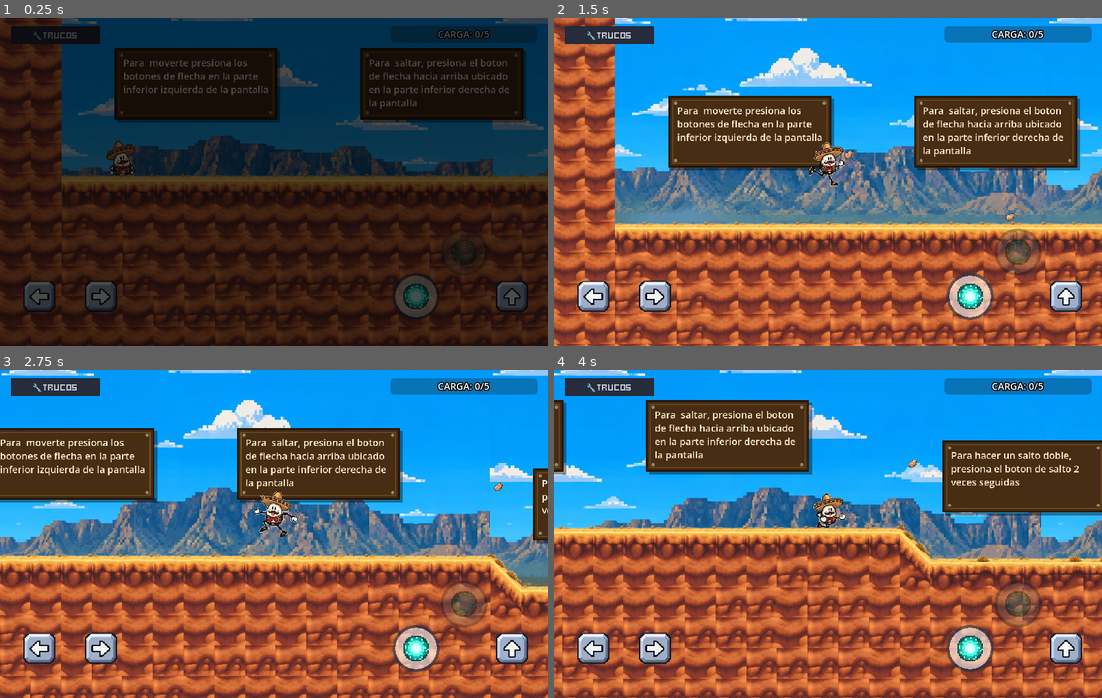
Above: before the commit, frames 1-4 (two rows, left to right).
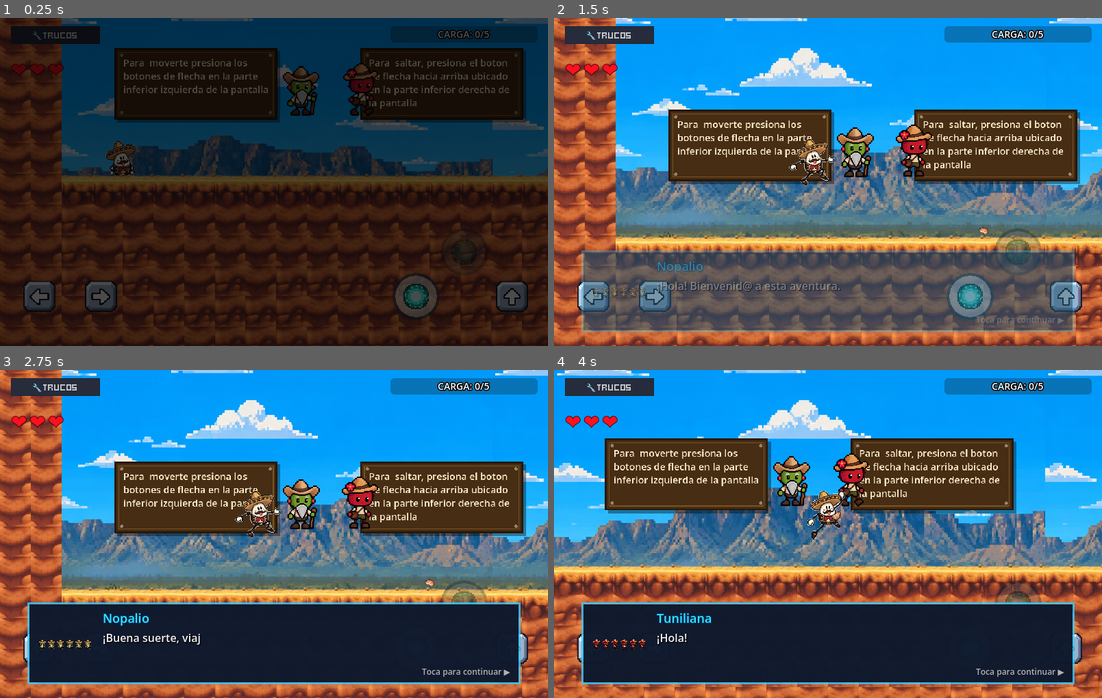
Above: after the commit, the same moments.

Repository: 2330215/aaaaaaaaaaa
Game: Godot game, scene res://game_singleplayer.tscn
The game is run twice, just before and just after one commit, with the same random seed, the same clock (stepped at 60 frames per second) and the same inputs.
Inputs (mouse positions are in pixels of both pictures, inside the frame that each line leads up to):
- Up to frame 1 (0.25 s): no input
- Up to frame 2 (1.5 s): tap Enter (ui_accept) at 0.5, 0.8, 1.35 s; move the mouse to (948, 165) at 0.52 s; hold Space (shoot) 0.53-1.28 s; hold Right (move_right) from 0.53 s (still down); click (948, 165) at 0.67 s; tap Up (jump) at 0.77, 1.07 s; move the mouse to (718, 198) at 1.27 s; click (718, 198) at 1.42 s
- Up to frame 3 (2.75 s): tap Up (jump) at 1.52, 1.55, 1.82 s; move the mouse to (328, 461) at 2.02 s; release Right (move_right) at 2.03 s; hold Left (move_left) from 2.03 s (still down); hold Up (jump) from 2.03 s (still down); click (328, 461) at 2.17 s; tap Space (shoot) at 2.3 s
- Up to frame 4 (4 s): move the mouse to (800, 599) at 2.77 s; release Left (move_left) at 2.78 s; release Up (jump) at 2.78 s; hold Right (move_right) from 2.78 s (still down); tap Space (shoot) at 2.85 s; click (800, 599) at 2.92 s; tap Up (jump) at 3.02, 3.32 s; tap Enter (ui_accept) at 3.05 s; move the mouse to (992, 583) at 3.52 s; hold Up (jump) from 3.53 s (still down); tap X (special_attack) at 3.6 s; click (992, 583) at 3.67 s

The runs differ from the first frame. In frame 1, 1.3% of the frame differs, in the area x 2-69%, y 13-30%; in frame 2, 51%; in frame 3, 69%, in the area x 0-100%, y 0-100%; in frame 4, 69%.

Commit message:
Guardar avances locales

Diff:
--- a/enemy/dialogue_enemy.tscn
+++ b/enemy/dialogue_enemy.tscn
@@ -1,12 +1,12 @@
 [gd_scene format=3 uid="uid://df6kw4n78yq21"]
 
 [ext_resource type="Script" uid="uid://bp52s1pssxli2" path="res://enemy/dialogue_enemy.gd" id="1_script"]
-[ext_resource type="Texture2D" uid="uid://dnymheytu4k1b" path="res://enemy/jaguar_frente_64x64.png" id="2_rotvu"]
+[ext_resource type="Texture2D" uid="uid://cusotloarrlt6" path="res://enemy/nopalio.png" id="2_rotvu"]
 
 [sub_resource type="Animation" id="Animation_idle"]
-length = 3.0
+length = 1.2
 loop_mode = 1
-step = 0.25
+step = 0.2
 tracks/0/type = "value"
 tracks/0/imported = false
 tracks/0/enabled = true
@@ -14,10 +14,10 @@
 tracks/0/interp = 1
 tracks/0/loop_wrap = true
 tracks/0/keys = {
-"times": PackedFloat32Array(0, 0.333, 0.666, 0.999, 1.332, 1.665, 1.998, 2.331, 2.664, 2.997),
-"transitions": PackedFloat32Array(1, 1, 1, 1, 1, 1, 1, 1, 1, 1),
+"times": PackedFloat32Array(0, 0.2, 0.4, 0.6, 0.8, 1.0),
+"transitions": PackedFloat32Array(1, 1, 1, 1, 1, 1),
 "update": 1,
-"values": [5, 6, 5, 6, 5, 6, 7, 6, 7, 5]
+"values": [0, 1, 2, 3, 4, 5]
 }
 
 [sub_resource type="AnimationLibrary" id="AnimationLibrary_enemy"]
@@ -44,12 +44,14 @@
 script = ExtResource("1_script")
 
 [node name="Sprite2D" type="Sprite2D" parent="." unique_id=859685666]
-scale = Vector2(1.5, 1.5)
+scale = Vector2(0.25, 0.25)
 texture = ExtResource("2_rotvu")
-flip_h = true
+hframes = 6
+vframes = 1
 
 [node name="AnimationPlayer" type="AnimationPlayer" parent="." unique_id=1375266841]
 libraries/ = SubResource("AnimationLibrary_enemy")
+autoplay = "idle"
 
 [node name="CollisionShape2D" type="CollisionShape2D" parent="." unique_id=1771770181]
 rotation = -1.5708
--- /dev/null
+++ b/enemy/npc_tuniliana.tscn
@@ -0,0 +1,75 @@
+[gd_scene format=3 uid="uid://npc_tuniliana01"]
+
+[ext_resource type="Script" uid="uid://bp52s1pssxli2" path="res://enemy/dialogue_enemy.gd" id="1_script"]
+[ext_resource type="Texture2D" path="res://enemy/tuniliana.png" id="2_tex"]
+
+[sub_resource type="Animation" id="Animation_idle"]
+length = 1.2
+loop_mode = 1
+step = 0.2
+tracks/0/type = "value"
+tracks/0/imported = false
+tracks/0/enabled = true
+tracks/0/path = NodePath("Sprite2D:frame")
+tracks/0/interp = 1
+tracks/0/loop_wrap = true
+tracks/0/keys = {
+"times": PackedFloat32Array(0, 0.2, 0.4, 0.6, 0.8, 1.0),
+"transitions": PackedFloat32Array(1, 1, 1, 1, 1, 1),
+"update": 1,
+"values": [0, 1, 2, 3, 4, 5]
+}
+
+[sub_resource type="AnimationLibrary" id="AnimationLibrary_tuni"]
+_data = {
+&"idle": SubResource("Animation_idle")
+}
+
+[sub_resource type="CapsuleShape2D" id="CapsuleShape2D_tuni"]
+radius = 18.0
+height = 50.0
+
+[sub_resource type="CircleShape2D" id="CircleShape2D_interact"]
+radius = 75.0
+
+[sub_resource type="LabelSettings" id="LabelSettings_prompt"]
+font_size = 14
+font_color = Color(1, 0.9, 0.3, 1)
+outline_size = 4
+outline_color = Color(0, 0, 0, 1)
+
+[node name="DialogueEnemy" type="CharacterBody2D"]
+collision_layer = 2
+collision_mask = 24
+script = ExtResource("1_script")
+
+[node name="Sprite2D" type="Sprite2D" parent="."]
+scale = Vector2(0.25, 0.25)
+texture = ExtResource("2_tex")
+hframes = 6
+vframes = 1
+
+[node name="AnimationPlayer" type="AnimationPlayer" parent="."]
+libraries/ = SubResource("AnimationLibrary_tuni")
+autoplay = "idle"
+
+[node name="CollisionShape2D" type="CollisionShape2D" parent="."]
+rotation = -1.5708
+shape = SubResource("CapsuleShape2D_tuni")
+
+[node name="InteractionArea" type="Area2D" parent="."]
+collision_layer = 0
+monitorable = false
+
+[node name="CollisionShape2D" type="CollisionShape2D" parent="InteractionArea"]
+shape = SubResource("CircleShape2D_interact")
+
+[node name="PromptLabel" type="Label" parent="."]
+visible = false
+offset_left = -60.0
+offset_top = -45.0
+offset_right = 60.0
+offset_bottom = -22.0
+text = "Toca para hablar"
+label_settings = SubResource("LabelSettings_prompt")
+horizontal_alignment = 1
--- a/game_state.gd
+++ b/game_state.gd
@@ -3,9 +3,15 @@
 ## Almacena qué special coins ya fueron activadas y las estadísticas del nivel.
 
 signal boss_defeated()
+signal life_lost(lives_remaining: int)
+signal game_over()
 
 ## Conjunto de nombres de special coins que ya han sido usadas.
 var used_special_coins: Dictionary = {}
+
+## Vidas del jugador
+const MAX_LIVES: int = 3
+var lives: int = MAX_LIVES
 
 ## Nivel actual, usado para las estadísticas y la pantalla de victoria.
 var current_level: int = 1
@@ -37,6 +43,7 @@
 	_special_coins_used = 0
 	_deaths = 0
 	_boss_defeated = false
+	lives = MAX_LIVES
 
 
 func record_shot(count: int = 1) -> void:
@@ -57,6 +64,17 @@
 
 func record_death() -> void:
 	_deaths += 1
+
+
+## Descuenta una vida. Retorna true si quedan vidas, false si es Game Over.
+func lose_life() -> bool:
+	record_death()
+	lives = max(0, lives - 1)
+	life_lost.emit(lives)
+	if lives <= 0:
+		game_over.emit()
+		return false
+	return true
 
 
 ## El jefe avisa una sola vez y detiene el cronómetro del nivel.
--- /dev/null
+++ b/gui/lives_display.gd
@@ -0,0 +1,40 @@
+extends CanvasLayer
+## HUD de vidas estilo Metal Slug: muestra 3 corazones en la esquina superior derecha.
+## Se conecta a GameState.life_lost para actualizar visualmente.
+
+@onready var hearts: Array[Label] = []
+
+const HEART_FULL  := "❤"
+const HEART_EMPTY := "🖤"
+
+
+func _ready() -> void:
+	process_mode = Node.PROCESS_MODE_ALWAYS
+	# Recoger los 3 Labels de corazón por nombre
+	for i in range(1, 4):
+		var heart := find_child("Heart%d" % i, true, false) as Label
+		if heart:
+			hearts.append(heart)
+
+	# Conectar señal de GameState
+	GameState.life_lost.connect(_on_life_lost)
+
+	# Dibujar estado inicial
+	_refresh(GameState.lives)
+
+
+func _on_life_lost(lives_remaining: int) -> void:
+	_refresh(lives_remaining)
+
+
+func _refresh(lives_remaining: int) -> void:
+	for i in hearts.size():
+		var heart := hearts[i]
+		if i < lives_remaining:
+			# Corazón lleno: rojo vivo
+			heart.modulate = Color(1.0, 0.25, 0.35, 1.0)
+		else:
+			# Corazón perdido: animación rápida de "romperse" y se vuelve gris
+			var tween := heart.create_tween()
+			tween.tween_property(heart, "modulate", Color(1.0, 1.0, 1.0, 1.0), 0.05)
+			tween.tween_property(heart, "modulate", Color(0.3, 0.3, 0.3, 0.5), 0.2)
--- /dev/null
+++ b/gui/lives_display.tscn
@@ -0,0 +1,43 @@
+[gd_scene format=3 uid="uid://lives_display01"]
+
+[ext_resource type="Script" path="res://gui/lives_display.gd" id="1_script"]
+
+[sub_resource type="LabelSettings" id="LabelSettings_heart"]
+font_size = 28
+font_color = Color(1, 0.25, 0.35, 1)
+outline_size = 3
+outline_color = Color(0.1, 0.0, 0.05, 1)
+
+[node name="LivesDisplay" type="CanvasLayer"]
+layer = 105
+script = ExtResource("1_script")
+
+[node name="Container" type="HBoxContainer" parent="."]
+anchors_preset = -1
+anchor_right = 0.0
+anchor_bottom = 0.0
+offset_left = 16.0
+offset_top = 56.0
+offset_right = 130.0
+offset_bottom = 96.0
+grow_horizontal = 1
+grow_vertical = 1
+theme_override_constants/separation = 4
+
+[node name="Heart1" type="Label" parent="Container"]
+layout_mode = 2
+text = "❤"
+label_settings = SubResource("LabelSettings_heart")
+vertical_alignment = 1
+
+[node name="Heart2" type="Label" parent="Container"]
+layout_mode = 2
+text = "❤"
+label_settings = SubResource("LabelSettings_heart")
+vertical_alignment = 1
+
+[node name="Heart3" type="Label" parent="Container"]
+layout_mode = 2
+text = "❤"
+label_settings = SubResource("LabelSettings_heart")
+vertical_alignment = 1
--- a/level/dialogue_box.gd
+++ b/level/dialogue_box.gd
@@ -52,21 +52,30 @@
 	if not _active:
 		return
 
-	if event.is_action_pressed(&"shoot") or event.is_action_pressed(&"jump") or event.is_action_pressed(&"ui_accept"):
-		get_viewport().set_input_as_handled()
-		if _is_typing:
-			# Skip typewriter animation, reveal full line
-			if _type_tween:
-				_type_tween.kill()
-			_is_typing = false
-			text_label.visible_characters = -1
+	# Solo avanza con click izquierdo (escritorio) o tap (móvil)
+	var is_click := event is InputEventMouseButton \
+		and (event as InputEventMouseButton).button_index == MOUSE_BUTTON_LEFT \
+		and (event as InputEventMouseButton).pressed
+	var is_tap := event is InputEventScreenTouch \
+		and (event as InputEventScreenTouch).pressed
+
+	if not (is_click or is_tap):
+		return
+
+	get_viewport().set_input_as_handled()
+	if _is_typing:
+		# Skip typewriter animation, reveal full line
+		if _type_tween:
+			_type_tween.kill()
+		_is_typing = false
+		text_label.visible_characters = -1
+	else:
+		# Advance to next line or finish
+		_current_line_index += 1
+		if _current_line_index < _lines.size():
+			_show_current_line()
 		else:
-			# Advance to next line or finish
-			_current_line_index += 1
-			if _current_line_index < _lines.size():
-				_show_current_line()
-			else:
-				_finish_dialogue()
+			_finish_dialogue()
 
 
 func _show_current_line() -> void:
--- a/level/dialogue_box.tscn
+++ b/level/dialogue_box.tscn
@@ -96,6 +96,6 @@
 
 [node name="PromptLabel" type="Label" parent="Panel/HBox/VBox"]
 layout_mode = 2
-text = "[ ESPACIO / Z ] ▶"
+text = "Toca para continuar ▶"
 label_settings = SubResource("LabelSettings_prompt")
 horizontal_alignment = 2
--- a/level/level.tscn
+++ b/level/level.tscn
@@ -14,6 +14,8 @@
 [ext_resource type="PackedScene" path="res://level/tutorial_sign.tscn" id="11_sign"]
 [ext_resource type="PackedScene" uid="uid://b6mi6l3tkae6h" path="res://enemy/enemy_papa.tscn" id="15_fm1jd"]
 [ext_resource type="PackedScene" uid="uid://dfm8821ubqi5q" path="res://enemy/enemy_coca.tscn" id="16_7jqyl"]
+[ext_resource type="PackedScene" uid="uid://npc_tuniliana01" path="res://enemy/npc_tuniliana.tscn" id="17_tuni"]
+[ext_resource type="PackedScene" uid="uid://lives_display01" path="res://gui/lives_display.tscn" id="18_lives"]
 
 [sub_resource type="TileSetAtlasSource" id="TileSetAtlasSource_cw150"]
 texture = ExtResource("2_0v1st")
@@ -1317,6 +1319,8 @@
 tile_map_data = PackedByteArray("AAAAAAgAFQABAAAAAAAAAAkAFQAAAAEAAAABAAgAFQABAAAAAAABAAkAFQABAAEAAAACAAgAFQABAAAAAAACAA …(40128 unchanged characters)…
 tile_set = ExtResource("1_tileset")
 
+[node name="LivesDisplay" parent="." unique_id=748291034 instance=ExtResource("18_lives")]
+
 [node name="ParallaxBackground" parent="." unique_id=950639615 instance=ExtResource("2_bg")]
 scale = Vector2(1, 1.3)
 transform = Transform2D(1, 0, 0, 1.3, 0, 0)
@@ -1341,6 +1345,16 @@
 [node name="PitHazard" parent="." unique_id=1856350285 instance=ExtResource("6_ivpvi")]
 position = Vector2(1728, 2304)
 respawn_position = Vector2(128, 416)
+
+[node name="Nopalio" parent="." unique_id=392847561 instance=ExtResource("9_cw150")]
+position = Vector2(500, 324)
+speaker_name = "Nopalio"
+dialogue_lines = ["¡Hola! Bienvenid@ a esta aventura.", "¡Buena suerte, viajero!"]
+
+[node name="Tuniliana" parent="." unique_id=584930217 instance=ExtResource("17_tuni")]
+position = Vector2(620, 324)
+speaker_name = "Tuniliana"
+dialogue_lines = ["¡Hola!"]
 
 [node name="DialogueEnemy2" parent="." unique_id=126628178 instance=ExtResource("9_cw150")]
 position = Vector2(700, 2112)
--- a/level/level_2.tscn
+++ b/level/level_2.tscn
@@ -14,6 +14,7 @@
 [ext_resource type="PackedScene" path="res://level/tutorial_sign.tscn" id="11_sign"]
 [ext_resource type="PackedScene" uid="uid://b6mi6l3tkae6h" path="res://enemy/enemy_papa.tscn" id="15_fm1jd"]
 [ext_resource type="PackedScene" uid="uid://dfm8821ubqi5q" path="res://enemy/enemy_coca.tscn" id="16_7jqyl"]
+[ext_resource type="PackedScene" uid="uid://lives_display01" path="res://gui/lives_display.tscn" id="18_lives"]
 
 [sub_resource type="TileSetAtlasSource" id="TileSetAtlasSource_cw150"]
 texture = ExtResource("2_0v1st")
@@ -1317,6 +1318,8 @@
 tile_map_data = PackedByteArray("AAAAAAgAFQABAAAAAAAAAAkAFQAAAAEAAAABAAgAFQABAAAAAAABAAkAFQABAAEAAAACAAgAFQABAAAAAAACAA …(40128 unchanged characters)…
 tile_set = ExtResource("1_tileset")
 
+[node name="LivesDisplay" parent="." unique_id=748291035 instance=ExtResource("18_lives")]
+
 [node name="ParallaxBackground" parent="." unique_id=950639615 instance=ExtResource("2_bg")]
 scale = Vector2(1, 1.3)
 transform = Transform2D(1, 0, 0, 1.3, 0, 0)
--- a/level/pit_hazard.gd
+++ b/level/pit_hazard.gd
@@ -30,22 +30,28 @@
 	if _triggered:
 		return
 	_triggered = true
-	GameState.record_death()
 
-	# Pausar TODO el juego inmediatamente
+	# Usar el nuevo sistema de vidas (respawn en posición del hazard)
+	var player := body as Player
+	if player:
+		player.die_from_pit(respawn_position)
+	_triggered = false
+
+
+## Muestra el panel PERDISTE, fundido y recarga el nivel (Game Over total).
+func show_game_over_and_reload() -> void:
+	if _triggered:
+		return
+	_triggered = true
+
 	get_tree().paused = true
 
-	# 1. Detach camera so it stays fixed while screen shows PERDISTE
-	var camera: Camera2D = body.get_node_or_null("Camera")
-	if camera:
-		camera.top_level = true
-
-	# 2. Pause background music
+	# Pausa música
 	var music_node = get_node_or_null("/root/Music")
 	if music_node and music_node.has_method("stop"):
 		music_node.stream_paused = true
 
-	# 3. Show "PERDISTE" UI overlay
+	# Mostrar panel PERDISTE
 	if game_over_panel:
 		game_over_panel.modulate.a = 0.0
 		game_over_panel.visible = true
@@ -53,57 +59,23 @@
 		tween_ui.tween_property(game_over_panel, "modulate:a", 1.0, 0.4)
 		await tween_ui.finished
 
-	# 4. Esperar con timer que corre aunque el árbol esté pausado
 	await get_tree().create_timer(1.8, true).timeout
 
-	# 5. Fade screen to black
+	# Fade to black
 	if fade_rect:
 		fade_rect.visible = true
 		var tween_fade := create_tween()
 		tween_fade.tween_property(fade_rect, "color:a", 1.0, 1.0)
 		await tween_fade.finished
 
-	# 6. Restore background y reset position mientras la pantalla está negra
-	var current_scene = get_tree().current_scene
-	if current_scene:
-		var bg = current_scene.find_child("ParallaxBackground", true, false)
-		if bg:
-			if bg.has_method("set_cave_mode"):
-				bg.set_cave_mode(false)
-			if bg.has_method("align_to_stage"):
-				bg.align_to_stage(0)
-
-	# Ocultar panel mientras pantalla es negra
+	# Ocultar panel
 	if game_over_panel:
 		game_over_panel.visible = false
 
-	# 7. Resetear posición del jugador y re-enganchar cámara
-	body.global_position = respawn_position
-	if camera:
-		camera.top_level = false
-		camera.position = Vector2(0, -28)
-
-	if body.get_parent():
-		for sibling in body.get_parent().get_children():
-			if sibling is Player and sibling != body:
-				sibling.global_position = respawn_position + Vector2(30, 0)
-				var sib_cam: Camera2D = sibling.get_node_or_null("Camera")
-				if sib_cam:
-					sib_cam.top_level = false
-					sib_cam.position = Vector2(0, -28)
-
-	await get_tree().process_frame
-
-	# 8. Despausar el juego y reanudar música ANTES del fade-in
+	# Reanudar árbol antes de recargar
 	get_tree().paused = false
 	if music_node:
 		music_node.stream_paused = false
 
-	# 9. Fade de regreso desde negro
-	if fade_rect:
-		var tween_in := create_tween()
-		tween_in.tween_property(fade_rect, "color:a", 0.0, 1.0)
-		await tween_in.finished
-		fade_rect.visible = false
-
+	get_tree().reload_current_scene()
 	_triggered = false
--- a/level/tutorial_sign_animated.tscn
+++ b/level/tutorial_sign_animated.tscn
@@ -1,7 +1,7 @@
-[gd_scene format=4 uid="uid://tutorial_sign_static"]
+[gd_scene format=3 uid="uid://de7f0fcjsn4sa"]
 
-[ext_resource type="Script" uid="uid://tutorial_sign_gd" path="res://level/tutorial_sign.gd" id="1"]
-[ext_resource type="Texture2D" uid="uid://gpx2rj50u0tf" path="res://gui/static_sheet.png" id="2"]
+[ext_resource type="Script" path="res://level/tutorial_sign.gd" id="1"]
+[ext_resource type="Texture2D" uid="uid://cdtqk8deumkb1" path="res://gui/static_sheet.png" id="2"]
 
 [sub_resource type="AtlasTexture" id="AtlasTex_0"]
 atlas = ExtResource("2")
@@ -27,21 +27,21 @@
 "duration": 1.0,
 "texture": SubResource("AtlasTex_2")
 }],
-"loop": true,
+"loop": 1,
 "name": &"default",
 "speed": 8.0
 }]
 
-[node name="TutorialSign" type="Node2D"]
+[node name="TutorialSign" type="Node2D" unique_id=99017035]
+z_index = -2
 script = ExtResource("1")
-sign_text = "Las monedas especiales son portales.\nTocalas para ir al siguiente escenario."
-sign_width = 380.0
+sign_text = "Las monedas especiales son portales.
+Tocalas para ir al siguiente escenario."
 sign_height = 270.0
-font_size = 15
 anim_area_height = 110.0
 
-[node name="Anim" type="AnimatedSprite2D" parent="."]
+[node name="Anim" type="AnimatedSprite2D" parent="." unique_id=1140683835]
+position = Vector2(0, -80)
 scale = Vector2(0.22, 0.22)
 sprite_frames = SubResource("SpriteFrames_static")
-animation = &"default"
 autoplay = "default"
--- a/player/player.gd
+++ b/player/player.gd
@@ -37,12 +37,23 @@
 @onready var jump_sound := $Jump as AudioStreamPlayer2D
 @onready var gun = sprite.get_node(^"Gun") as Gun
 @onready var camera := $Camera as Camera2D
+@onready var invincibility_timer := $InvincibilityTimer as Timer
+@onready var collision_shape := $CollisionShape2D as CollisionShape2D
+
 var _double_jump_charged := false
+## Estado de muerte: bloquea input y física
+var _is_dead := false
+## Estado de invencibilidad post-respawn
+var _invincible := false
+## Posición guardada para respawn en el mismo lugar
+var _respawn_position: Vector2 = Vector2.ZERO
 
 
 func _ready() -> void:
 	add_to_group("player")
 	coin_collected.connect(_on_coin_collected_internal)
+	_respawn_position = global_position
+	invincibility_timer.timeout.connect(_on_invincibility_timeout)
 
 
 func _on_coin_collected_internal() -> void:
@@ -61,6 +72,13 @@
 
 
 func _physics_process(delta: float) -> void:
+	# Bloquear todo si está muerto
+	if _is_dead:
+		# Solo aplicar gravedad para que el cuerpo caiga durante la animación
+		velocity.y = minf(TERMINAL_VELOCITY, velocity.y + gravity * delta)
+		move_and_slide()
+		return
+
 	if is_on_floor():
 		_double_jump_charged = true
 	if Input.is_action_just_pressed("jump" + action_suffix):
@@ -84,11 +102,12 @@
 	floor_stop_on_slope = not platform_detector.is_colliding()
 	move_and_slide()
 
-	# Morir al tocar cualquier enemigo
-	for i in get_slide_collision_count():
-		if get_slide_collision(i).get_collider() is Enemy:
-			die()
-			return
+	# Daño por contacto con enemigo (ignorar si es invencible)
+	if not _invincible:
+		for i in get_slide_collision_count():
+			if get_slide_collision(i).get_collider() is Enemy:
+				take_damage()
+				return
 
 	var is_shooting := false
 	if Input.is_action_just_pressed("special_attack" + action_suffix) or Input.is_action_just_pressed("special_attack"):
@@ -108,7 +127,6 @@
 		animation_player.play(animation)
 
 
-
 func get_new_animation(is_shooting := false) -> StringName:
 	var animation_new: StringName
 	if is_on_floor():
@@ -126,13 +144,99 @@
 	return animation_new
 
 
-func die() -> void:
+## Llamado al recibir daño (enemigo o pit). Inicia la animación de muerte y respawn.
+func take_damage() -> void:
+	if _is_dead or _invincible:
+		return
+
+	_is_dead = true
+	_respawn_position = global_position
+
+	# Desactivar colisión para que no siga chocando
+	if collision_shape:
+		collision_shape.set_deferred("disabled", true)
+
+	# Lanzar hacia arriba (efecto Metal Slug)
+	velocity = Vector2(0, -500)
+
+	# Detener animaciones previas y poner idle como base
+	animation_player.stop()
+	sprite.frame = 30  # frame idle estático
+
+	# Animación programática de muerte con Tween
+	var tween := create_tween()
+	# Rotación + fade out en 0.9s
+	tween.set_parallel(true)
+	tween.tween_property(sprite, "rotation_degrees", 360.0 * sprite.scale.x, 0.85)
+	tween.tween_property(sprite, "modulate:a", 0.0, 0.85)
+	await tween.finished
+
+	# Decidir si quedan vidas o es Game Over
+	var has_lives := GameState.lose_life()
+	if has_lives:
+		_do_respawn()
+	else:
+		_do_game_over()
+
+
+func _do_respawn() -> void:
+	# Resetear sprite
+	sprite.rotation_degrees = 0.0
+	sprite.modulate.a = 1.0
+
+	# Teletransportar al punto de muerte
+	global_position = _respawn_position
+	velocity = Vector2.ZERO
+
+	# Reactivar colisión
+	if collision_shape:
+		collision_shape.set_deferred("disabled", false)
+
+	_is_dead = false
+
+	# Parpadeo de invencibilidad (estilo Metal Slug)
+	_invincible = true
+	invincibility_timer.start(2.0)
+	_play_blink()
+
+	# Reanudar animación normal
+	animation_player.play(&"idle")
+
+
+func _play_blink() -> void:
+	# Parpadea mientras dure la invencibilidad
+	var blink_tween := create_tween().set_loops(10)
+	blink_tween.tween_property(sprite, "modulate:a", 0.15, 0.1)
+	blink_tween.tween_property(sprite, "modulate:a", 1.0, 0.1)
+
+
+func _on_invincibility_timeout() -> void:
+	_invincible = false
+	sprite.modulate.a = 1.0
+
+
+func _do_game_over() -> void:
+	# Mostrar pantalla de Game Over a través del pit_hazard si existe,
+	# o recargar el nivel directamente
 	var pits := get_tree().get_nodes_in_group("pit_hazard")
 	if pits.size() > 0:
-		(pits[0] as PitHazard).trigger(self)
-	else:
-		GameState.record_death()
+		var pit := pits[0] as PitHazard
+		pit.show_game_over_and_reload()
+	else:
 		get_tree().reload_current_scene()
+
+
+## Llamado por PitHazard cuando el jugador cae al vacío (pasa la posición de respawn).
+func die_from_pit(respawn_pos: Vector2) -> void:
+	if _is_dead:
+		return
+	_respawn_position = respawn_pos
+	take_damage()
+
+
+## Compatibilidad con código anterior
+func die() -> void:
+	take_damage()
 
 
 func try_jump() -> void:
--- a/player/player.tscn
+++ b/player/player.tscn
@@ -196,6 +196,10 @@
 wait_time = 0.2
 one_shot = true
 
+[node name="InvincibilityTimer" type="Timer" parent="." unique_id=3847291056]
+wait_time = 2.0
+one_shot = true
+
 [node name="PlatformDetector" type="RayCast2D" parent="." unique_id=1842004283]
 target_position = Vector2(0, 6)
 collision_mask = 8
Not shown, added: enemy/nopalio.png.import
Binary file added: enemy/tuniliana.png
Not shown, added: enemy/tuniliana.png.import
Not shown, added: gui/lives_display.gd.uid
